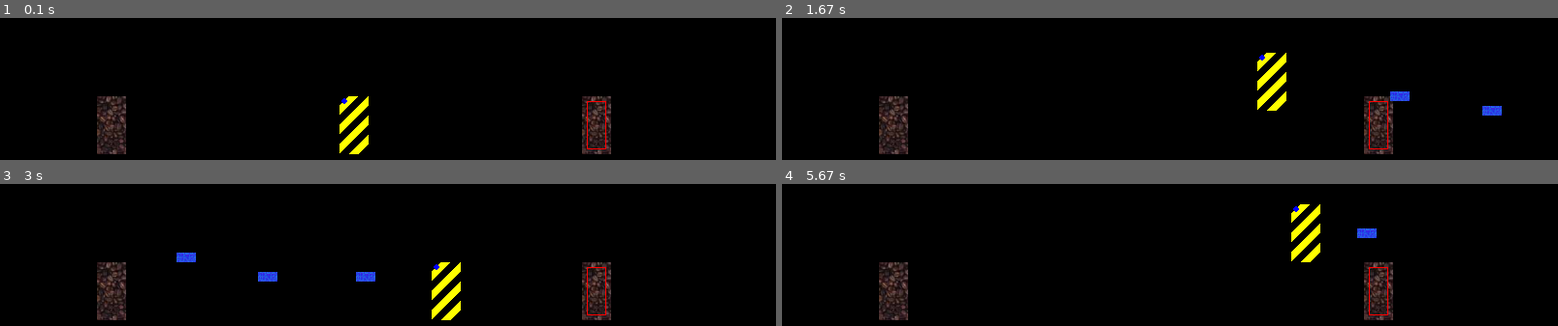
Above: before the commit, frames 1-4 (two rows, left to right).
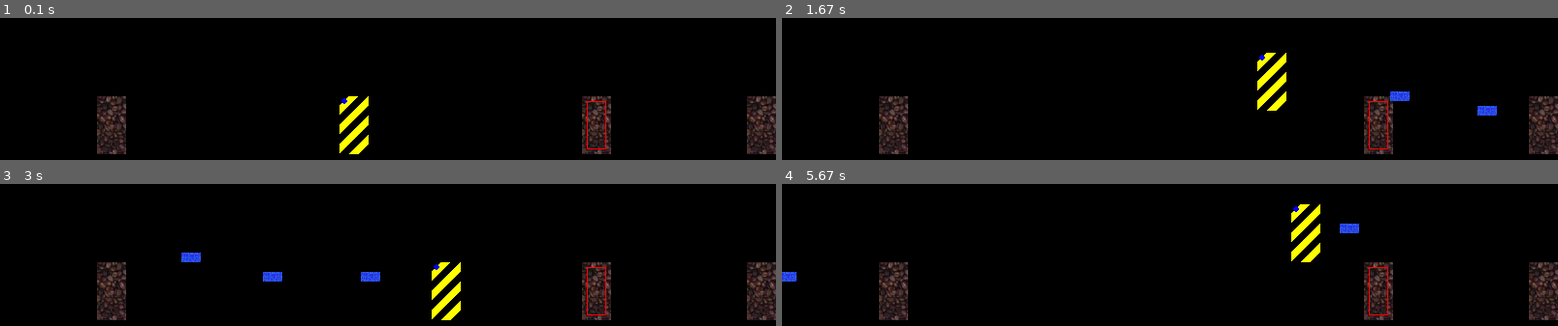
Above: after the commit, the same moments.

Repository: drincast/entrenopython
Game: pygame game, started from testpygame/testSimplePlatform.py
Two runs of this game, one before a commit and one after it. Both use one fixed random seed, a clock stepped at 60 frames per second and the inputs below.
Inputs:
- Up to frame 1 (0.1 s): no input
- Up to frame 2 (1.67 s): hold Space 0.33-0.8 s; hold Right 0.33-0.8 s; hold Right 0.83-1.3 s; tap Space at 0.9, 1.2, 1.4 s; hold Up 1.33-1.63 s
- Up to frame 3 (3 s): hold Right 1.67-2.13 s; tap Space at 1.73, 2.03, 2.23, 2.53, 2.8 s; hold Left 2.17-2.7 s; hold Left from 2.73 s (still down)
- Up to frame 4 (5.67 s): tap Space at 3.1, 3.23, 3.63, 3.93, 4.3, 4.6, 4.8, 5.1, 5.3, 5.63 s; release Left at 3.13 s; hold Up 3.17-3.53 s; hold Right 3.57-4.2 s; hold Left 4.23-4.7 s; hold Right 4.73-5.2 s; hold Up 5.23-5.53 s; hold Right from 5.57 s (still down)

The runs differ from the first frame. In frame 1, 1.5% of the frame differs, in the area x 96-100%, y 55-96%; in frame 2, 1.6%; in frame 3, 1.9%; in frame 4, 2.0%, in the area x 0-100%, y 27-96%.

Commit message:
Se agrega tipo collader solidsurface para representar obstaculos como paredes o suelo

Diff:
--- a/testpygame/engine/collider.py
+++ b/testpygame/engine/collider.py
@@ -1,7 +1,16 @@
 class Rectangle:
-    def __init__(self, w, h):
+    def __init__(self, vadd, w, h):
+        self.height = h
+        self.valueAdd = vadd
         self.width = w
-        self.height = h
+
+class SolidSurface:
+    def __init__(self, type, direction, dimensions):
+        #line - 0 horizontal, 1 vertical
+        #dimensions - (postX, postY, width, height)
+        self.type = type
+        self.direction = direction  #-1 left, up, 1 right, down
+        self.dimensions = dimensions
 
 def RectangleCollision(rx1, ry1, w1, h1, rx2, ry2, w2, h2):
     collision = False
@@ -19,14 +28,33 @@
 
     return collision
 
+#the firts thing is smaller
 def RectangleCollisionThing(thing1, thing2):
     collision = False
+    x1 = thing1.postX + thing1.collider.valueAdd
+    y1 = thing1.postY + thing1.collider.valueAdd
+    x2 = thing2.postX + thing2.collider.valueAdd
+    y2 = thing2.postY + thing2.collider.valueAdd
 
-    if(thing1.postX >= thing2.postX and thing1.postX <= thing2.postX+thing2.collider.width
-        and thing1.postY >= thing2.postY and thing1.postY <= thing2.postY+thing2.collider.height):
+    if(x1 >= x2 and x1 <= x2+thing2.collider.width
+        and y1 >= y2 and y1 <= y2+thing2.collider.height):
         collision = True
-    elif(thing1.postX+thing1.collider.width >= thing2.postX and thing1.postX+thing1.collider.width <= thing2.postX+thing2.collider.width
-        and thing1.postY+thing1.collider.height >= thing2.postY and thing1.postY+thing1.collider.height <= thing2.postY+thing2.collider.height):
+    elif(x1+thing1.collider.width >= x2 and x1+thing1.collider.width <= x2+thing2.collider.width
+        and y1+thing1.collider.height >= y2 and y1+thing1.collider.height <= y2+thing2.collider.height):
         collision = True
 
     return collision
+
+def SurfaceCollider(solidSurface, x, size):
+    collision = False
+
+    if(solidSurface.type == 0):
+        collision = False
+    else:
+        if(solidSurface.collider.direction == 1): # right
+            if(x + size >= solidSurface.collider.dimensions[0]):
+                collision = True
+        else:
+            if(x <= solidSurface.collider.dimensions[0]):
+                collision = True
+    return collision
--- a/testpygame/engine/thing.py
+++ b/testpygame/engine/thing.py
@@ -17,5 +17,8 @@
         self.speed = 0
         self.type = 1 #[1 - player, 2 - Obstacle, etc]
 
-    def SetRectCollider(self, width, height):
-        self.collider = col.Rectangle(width, height)
+    def SetRectCollider(self, width, height, vadd):
+        self.collider = col.Rectangle(width, height, vadd)
+
+    def SetLineCollider(self, type, direction, x, y, width, height):
+        self.collider = col.SolidSurface(type, direction, (x, y, width, height))
--- /dev/null
+++ b/testpygame/gamelogic.py
@@ -0,0 +1,77 @@
+import configurations as config
+
+import engine.collider as collider
+import initThingGame as initTG
+
+def GameLogic(bullets, time, dummys, player):
+    # player.changeX = player.postX
+    if(player.isMoving):
+        player.postX += player.speed*player.direction
+
+    if(player.isJump):
+        player.postY += 5*(player.directionY) #up decrement position in y, -1 is for direction is up
+        if player.postY <= ((initTG.INI_POST_Y - player.limitJump) + 10):
+            player.directionY = 1
+        elif player.postY >= initTG.INI_POST_Y:
+            player.postY = initTG.INI_POST_Y
+            player.isJump = False
+            player.directionY = -1
+
+    #collider section
+    for i in range(0,len(dummys)):
+        # _isCollision = collider.RectangleCollision(player.postX+5, player.postY+5, 20, 50,
+        #             dummys[i].postX+5, dummys[i].postY+5, 20, 50)
+
+        _isCollision = collider.RectangleCollisionThing(player, dummys[i])
+        #si es en especifico, seria identificar dentro del ciclo la colisión
+        if _isCollision:
+            print('collisión ----')
+            if(dummys[i].type == 2):
+                player.isInterfere = True
+
+        for item in bullets:
+            # _isCollision = collider.RectangleCollision(dummys[i].postX+5, dummys[i].postY+5, 20, 50,
+            #         item.postX+1, item.postY+1, 19, 9)
+            _isCollision = collider.RectangleCollisionThing(item, dummys[i])
+            # _isCollision = collider.RectangleCollisionThing(dummys[i], item)
+            if _isCollision:
+                print('colision with bullet ----')
+                print('bullet: ', item.name, item.postX, item.postY, item.collider.width, item.collider.height
+                    , dummys[i].postX, dummys[i].postY, dummys[i].collider.width, dummys[i].collider.height)
+
+    for item in bullets:
+        if(item.isMoving):
+            item.postX = item.postX + (item.direction*(item.speed - item.decreseSpeed))
+            if(time%3 == 0):
+                item.decreseSpeed = (item.decreseSpeed + 1, 15)[item.decreseSpeed >= 15]
+            # print(time, time%3)
+
+        if(player.isShooting and not item.isMoving):
+            #for item in bullets:
+            print(item.name, item.isMoving, item.postX)
+            if(item.postX == -100):
+                initTG.initMoveBullet(item, player.postX, player.postY, player.direction)
+                item.isMoving = True
+                player.isShooting = False #the player already shoot
+
+        if(config.screenWidth + 5 < item.postX or -5 > item.postX):
+            if(item.postX != -100):
+                print(item.name)
+            item.postX = -100
+            item.isMoving = False
+
+        # if(len(bullets) <= 0):
+        #     bullets.append(engine.Thing("bullet01"))
+        # else:
+        #     if(len(bullets) <= 3):
+        #         bullets.append(engine.Thing("bullet0" + str(len(bullets)-1)))
+        #     else:
+        #         for item in bullets:
+        #             if(item.postX == -100):
+        #                 initTG.initBullet(item, player.postX, player.postY, player.direction)
+        #                 item.isMoving = True
+
+    #recorrido de bullets para movimiento de bullets
+
+    # if(not player.isInterfere):
+    #     player.postX = player.changeX
--- a/testpygame/initThingGame.py
+++ b/testpygame/initThingGame.py
@@ -5,6 +5,7 @@
 
 def initThingPlayer(player):
     player.postX = config.screenWidth/2 - 50
+    player.changeX = player.postX
     player.postY = INI_POST_Y
     player.speed = 5
     player.direction = 1
@@ -29,7 +30,7 @@
     bullet.speed = 20
     bullet.direction = 1
     bullet.decreseSpeed = 0
-    bullet.SetRectCollider(19, 9)
+    bullet.SetRectCollider(0, 19, 9)
 
 def initMoveBullet(bullet, x, y, direction):
     bullet.postX = x+(bullet.speed*direction)
@@ -43,3 +44,8 @@
     thing.type = 2
     dummy.postY = y
     dummy.postx = x
+
+def initThingSurfaceV(thing, direction, x, y, width, height):
+    thing.postX = x
+    thing.postY = y
+    thing.SetLineCollider(1, direction, x, y, width, height)
--- a/testpygame/testSimplePlatform.py
+++ b/testpygame/testSimplePlatform.py
@@ -7,6 +7,7 @@
 import engine.collider as collider
 
 import initThingGame as initTG
+import gamelogic as gamelogic
 
 pygame.init()
 
@@ -24,22 +25,21 @@
 player = engine.Thing("player1")
 player.image = pygame.image.load(os.path.join(config.PATH_RES_IMG, 'test', 'object1.png'))
 initTG.initThingPlayer(player)
-player.SetRectCollider(20, 50)
-print(player)
+player.SetRectCollider(5, 20, 50)
 
 #define dummys
 dy = config.screenHeight-120
 dummy01 = engine.Thing("dummy01")
 dummy01.image = pygame.image.load(os.path.join(config.PATH_RES_IMG, 'test', 'dummy01.png'))
 initTG.initThingDummy(dummy01, config.screenWidth - 200, dy)
-dummy01.SetRectCollider(20, 50)
+dummy01.SetRectCollider(5, 20, 50)
 
 dummy02 = engine.Thing("dummy02")
 dummy02.image = dummy01.image
 #dummy02.image = pygame.image.load(os.path.join(config.PATH_RES_IMG, 'test', 'dummy01.png'))
 initTG.initThingDummy(dummy02, 100, dy)
 dummy02.type = 2
-dummy02.SetRectCollider(20, 50)
+dummy02.SetRectCollider(5, 20, 50)
 
 dummys = [dummy01, dummy02]
 
@@ -47,6 +47,11 @@
 imgBullet01 = pygame.image.load(os.path.join(config.PATH_RES_IMG, 'test', 'bullet01.png'))
 bullets = []
 
+#define solid surfaces
+surface1 = engine.Thing("srufaceV01")
+surface1.image = pygame.image.load(os.path.join(config.PATH_RES_IMG, 'test', 'dummy01.png'))
+initTG.initThingSurfaceV(surface1, 1, config.screenWidth-30, dy, 30, 60)
+
 #functions
 def init_game_data():
     global bullets
@@ -55,7 +60,6 @@
     for i in range(player.munition):
         bullets.append(engine.Thing("bullet0" + str(i)))
         initTG.initBullet(bullets[i])
-        dummy02.SetRectCollider(19, 9)
     #print('init_game_data')
 
 def drawDummys(canvas):
@@ -75,6 +79,7 @@
     canvas.blit(player.image, (player.postX, player.postY))
     pygame.draw.circle(canvas, config.BLUE, (player.postX+5, player.postY+5), 3, 0)
     pygame.draw.rect(canvas, config.RED, (dummy01.postX+5, dummy01.postY+5, 20, 50), 1)
+    canvas.blit(surface1.image, (surface1.postX, surface1.postY))
 
     for item in bullets:
         if(item.isMoving):
@@ -159,13 +164,22 @@
 #calculations
 def game_logic():
     global bullets, time
-    global dummy01, dummys
-    global player
+    global dummys
+    global player
+    global surface1
     # print('game_logic')
 
     # player.changeX = player.postX
     if(player.isMoving):
-        player.postX += player.speed*player.direction
+        # player.postX += player.speed*player.direction
+        player.changeX += player.speed*player.direction
+
+        if(collider.SurfaceCollider(surface1, player.changeX, 30)):
+            if(surface1.collider.direction == 1):
+                player.changeX = surface1.postX - 1 - 30
+            else:
+                player.changeX = surface1.postX + 1 + 30
+            print('collision with surface')
 
     if(player.isJump):
         player.postY += 5*(player.directionY) #up decrement position in y, -1 is for direction is up
@@ -189,32 +203,33 @@
                 player.isInterfere = True
 
         for item in bullets:
-            _isCollision = collider.RectangleCollision(dummys[i].postX+5, dummys[i].postY+5, 20, 50,
-                    item.postX+1, item.postY+1, 19, 9)
+            # _isCollision = collider.RectangleCollision(dummys[i].postX+5, dummys[i].postY+5, 20, 50,
+            #         item.postX+1, item.postY+1, 19, 9)
+            _isCollision = collider.RectangleCollisionThing(item, dummys[i])
             # _isCollision = collider.RectangleCollisionThing(dummys[i], item)
             if _isCollision:
                 print('colision with bullet ----')
+                print('bullet: ', item.name, item.postX, item.postY, item.collider.width, item.collider.height
+                    , dummys[i].postX, dummys[i].postY, dummys[i].collider.width, dummys[i].collider.height)
 
     for item in bullets:
         if(item.isMoving):
             item.postX = item.postX + (item.direction*(item.speed - item.decreseSpeed))
             if(time%3 == 0):
                 item.decreseSpeed = (item.decreseSpeed + 1, 15)[item.decreseSpeed >= 15]
-            print(time, time%3)
-
-        #este es el problema analizar bien para que se ejecuten las otras bullets
+            # print(time, time%3)
+
         if(player.isShooting and not item.isMoving):
             #for item in bullets:
             print(item.name, item.isMoving, item.postX)
             if(item.postX == -100):
                 initTG.initMoveBullet(item, player.postX, player.postY, player.direction)
                 item.isMoving = True
-                player.isShooting = False
+                player.isShooting = False #the player already shoot
 
         if(config.screenWidth + 5 < item.postX or -5 > item.postX):
             if(item.postX != -100):
                 print(item.name)
-                print(bullets)
             item.postX = -100
             item.isMoving = False
 
@@ -234,11 +249,14 @@
     # if(not player.isInterfere):
     #     player.postX = player.changeX
 
+    player.postX = player.changeX
+
 #game loop
 while running:
     draw(screen)
     handle_input()
     game_logic()
+    # gamelogic.GameLogic(bullets, time, dummys, player)
     update_screen()
 
 print(config.PATH_RES_IMG)
